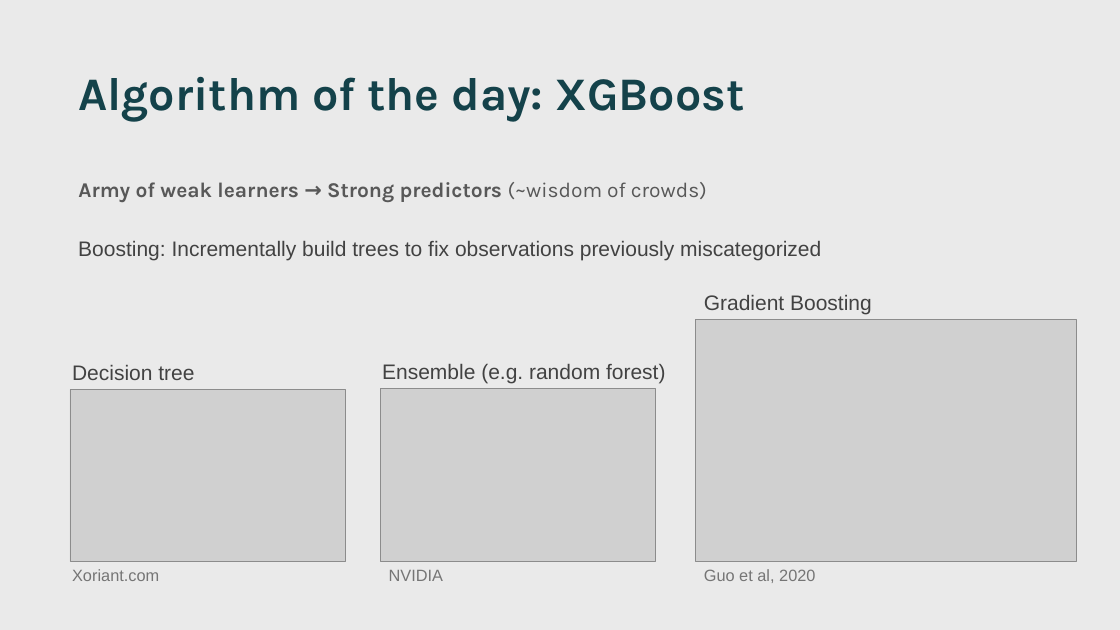
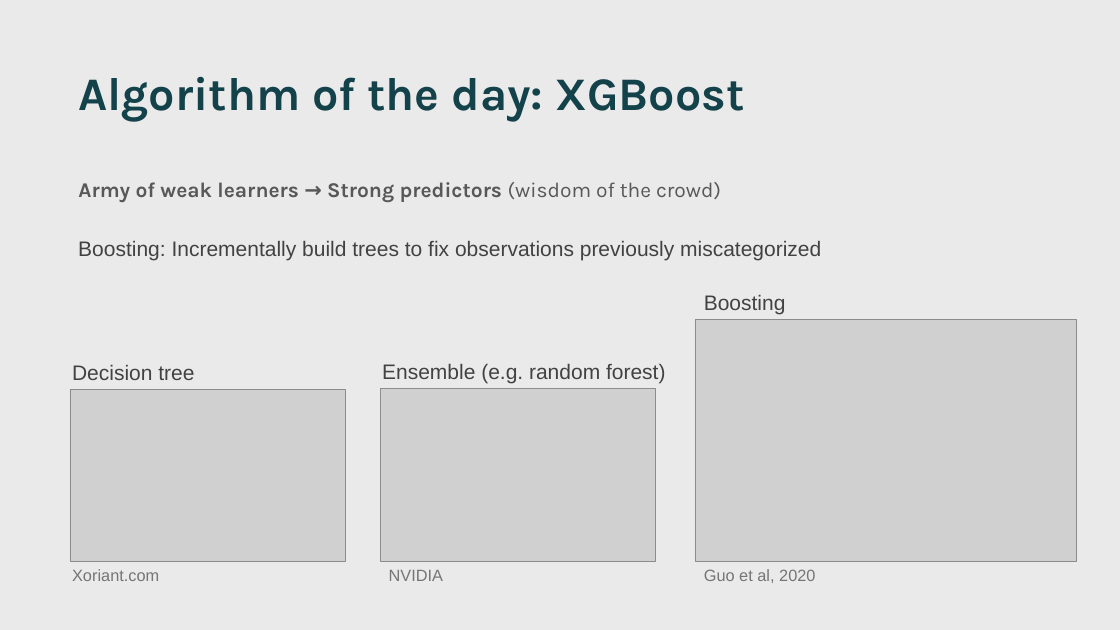
Before and after one commit to jgarciab/ml_julius, a slide deck: slide 5 of Slides/talk.pptx. Drawn at 1120x630 pixels with LibreOffice and Linux fonts; fonts in the diff are those of the drawing; grey boxes stand for pictures. Boxes give left, top, right and bottom in pixels: in the first picture for what was removed or moved away, otherwise in the second. Text is boxed around its words. In the diff, an @@ line names an element or a change of style, - is before the commit and + after.

```diff
--- a/Slides/talk.pptx
+++ b/Slides/talk.pptx
@@ text at (78, 182, 721, 202): text changed @@
-Army of weak learners → Strong predictors (~wisdom of crowds)
+Army of weak learners → Strong predictors (wisdom of the crowd)
@@ text at (704, 295, 786, 314): text changed @@
-Gradient Boosting
+Boosting
```
Also in this commit, not shown: 7 other slides changed, 2 other files.
